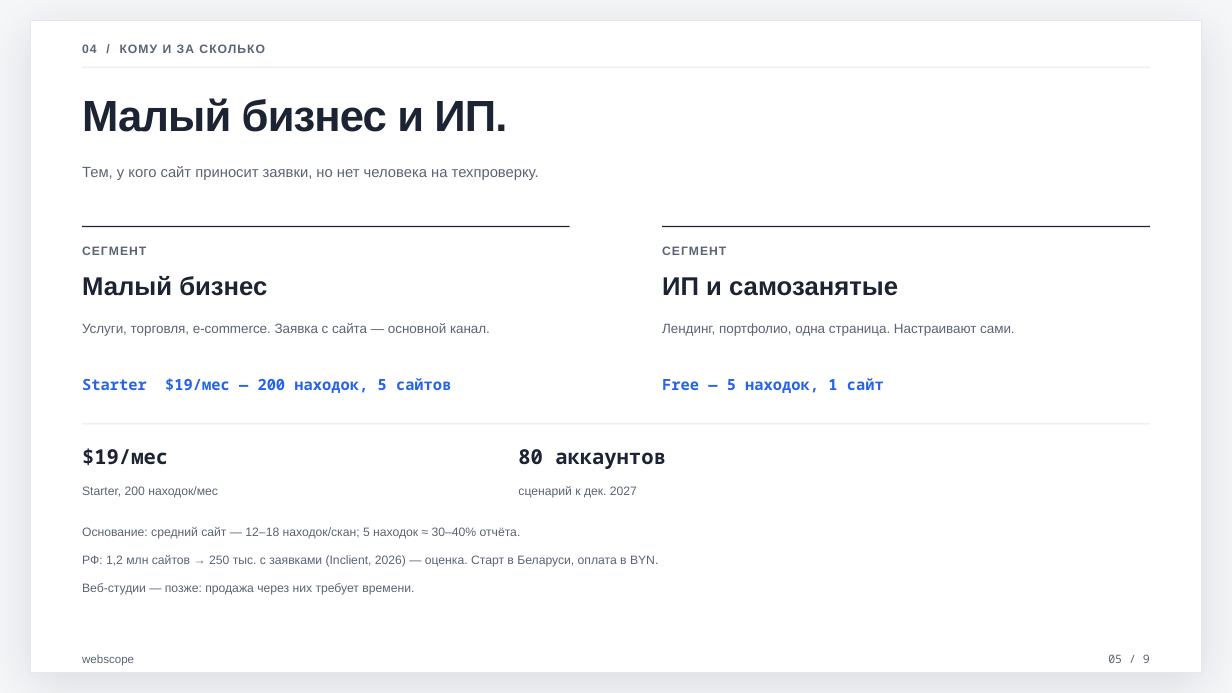
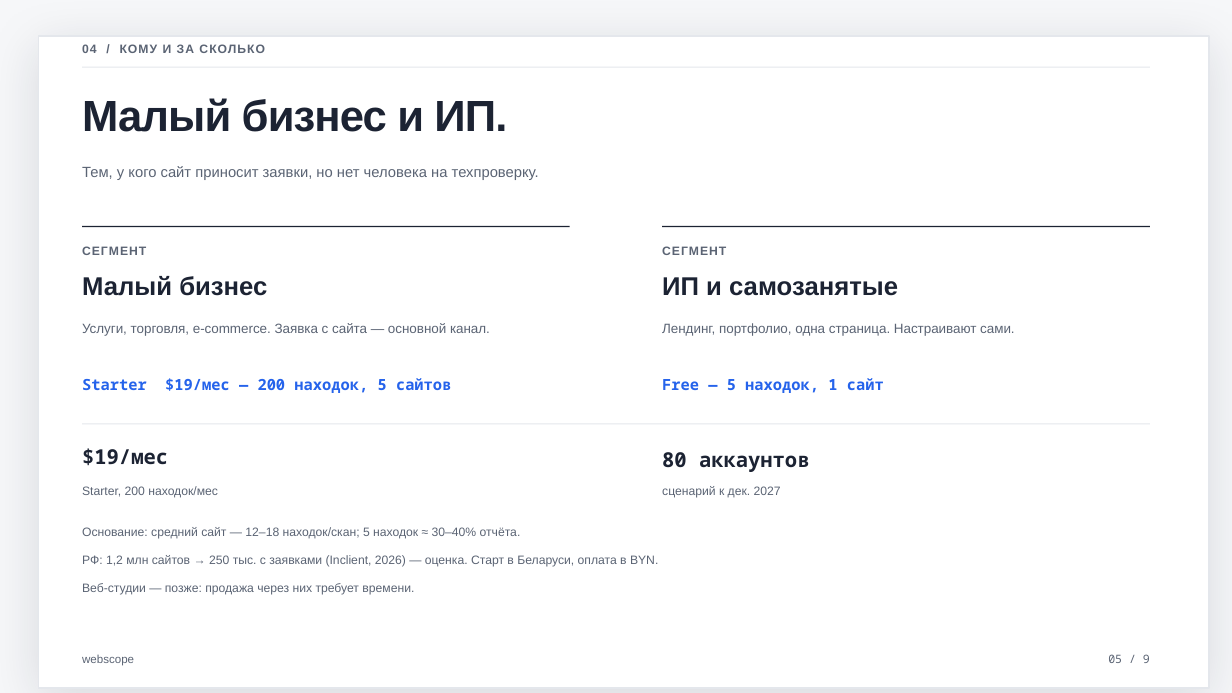
Before and after one commit to xDefox/qa-startup, a slide deck: slide 5 of pitch/webscope-pitch-3min.pptx. Drawn at 1232x693 pixels with LibreOffice and Linux fonts; fonts in the diff are those of the drawing. Boxes give left, top, right and bottom in pixels: in the first picture for what was removed or moved away, otherwise in the second. Text is boxed around its words. In the diff, an @@ line names an element or a change of style, - is before the commit and + after.

```diff
--- a/pitch/webscope-pitch-3min.pptx
+++ b/pitch/webscope-pitch-3min.pptx
@@ rounded rectangle moved from (x1=30, y1=20, x2=1202, y2=673) to (x1=39, y1=36, x2=1210, y2=689) @@
@@ text "80 аккаунтов" moved from (x1=518, y1=449, x2=666, y2=469) to (x1=662, y1=452, x2=810, y2=472) @@
@@ text "сценарий к дек. 2027" moved from (x1=518, y1=486, x2=637, y2=498) to (x1=662, y1=486, x2=781, y2=498) @@
```
Also in this commit, not shown: 2 other slides changed, 4 slides removed, 3 other files.
